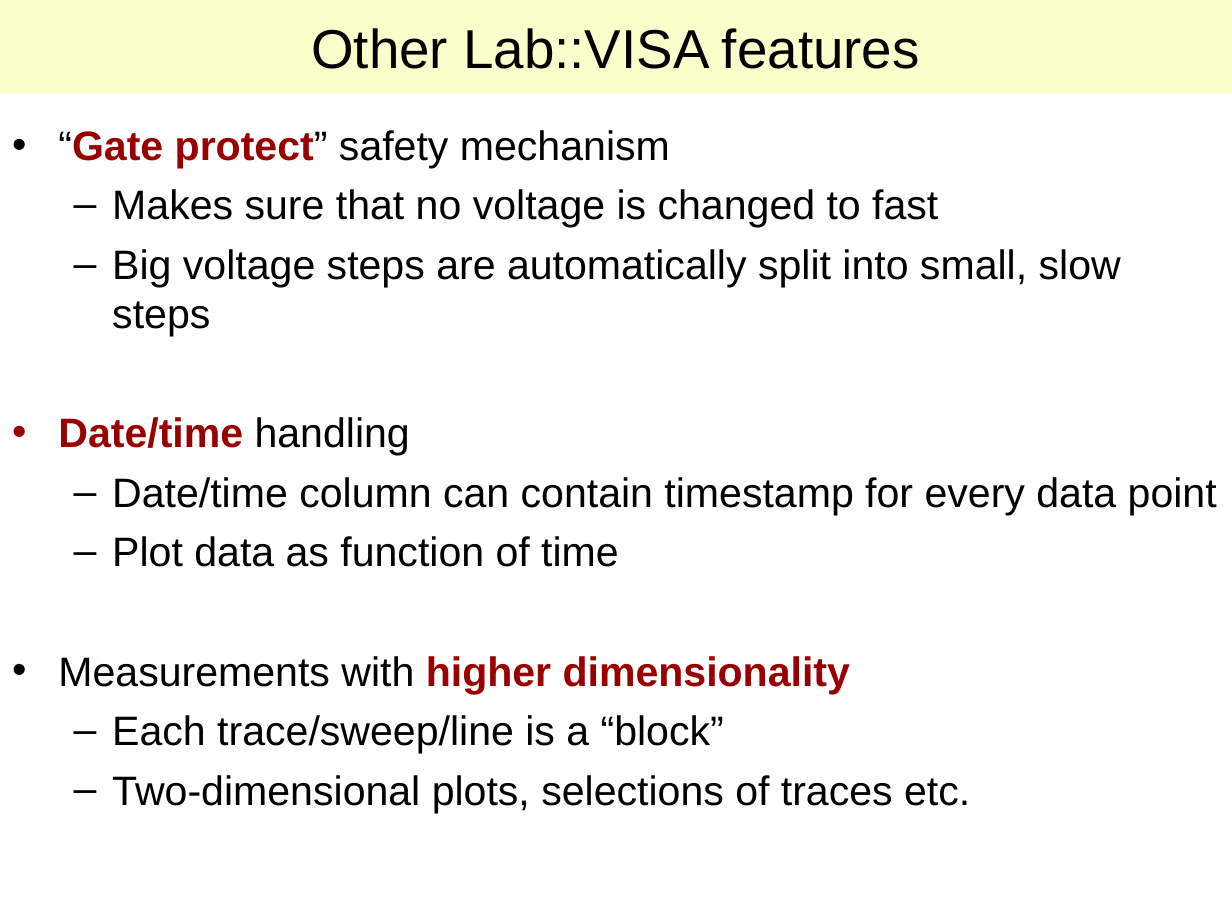
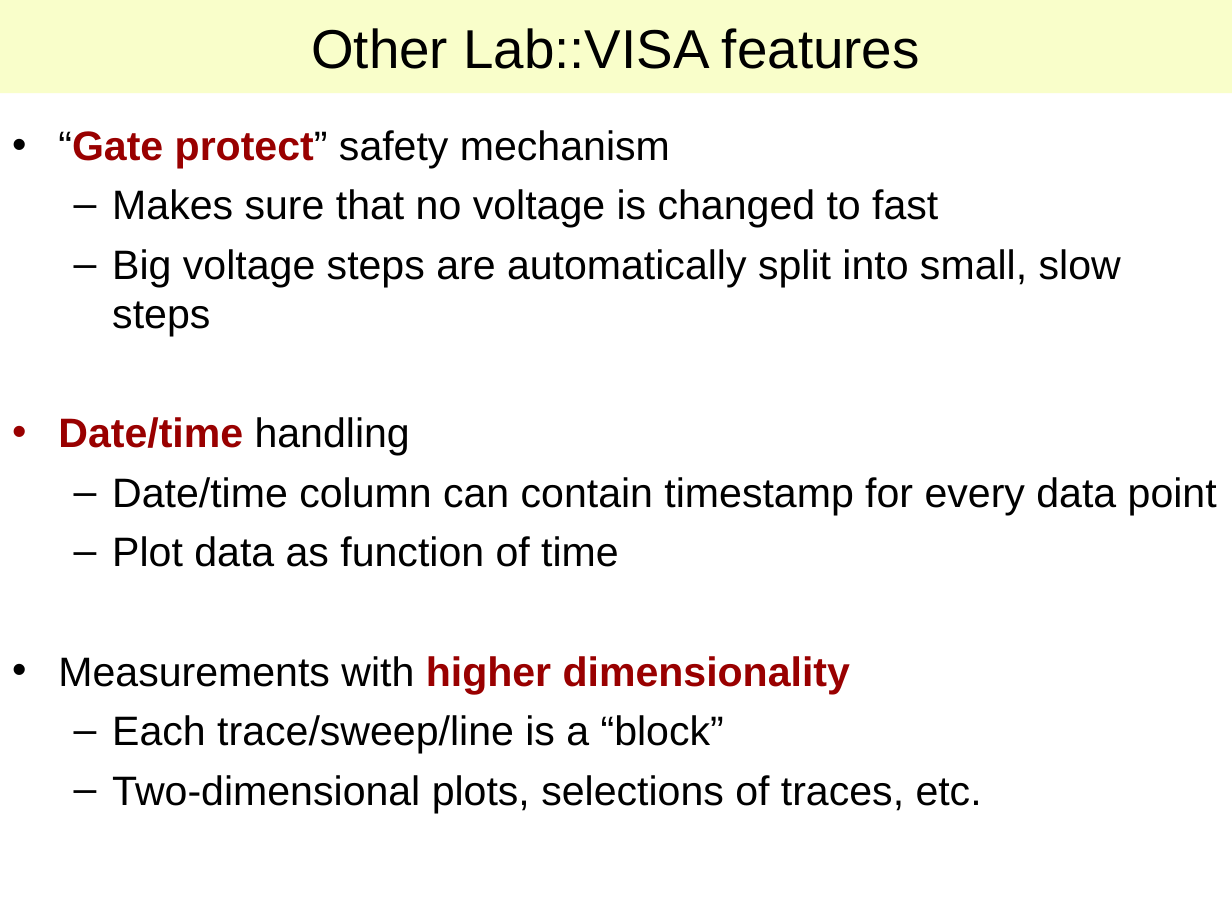
Before and after one commit to lab-measurement/Lab-VISA, a slide deck: slide 15 of Tutorial/Talk/Lab-VISA.ppt. Drawn at 1232x924 pixels with LibreOffice and Linux fonts; fonts in the diff are those of the drawing. Boxes give left, top, right and bottom in pixels: in the first picture for what was removed or moved away, otherwise in the second. Text is boxed around its words. In the diff, an @@ line names an element or a change of style, - is before the commit and + after.

Commit message:
Typos

```diff
--- a/Tutorial/Talk/Lab-VISA.ppt
+++ b/Tutorial/Talk/Lab-VISA.ppt
@@ text at [112, 775, 982, 813]: text changed @@
-  – Two-dimensional plots, selections of traces etc.
+  – Two-dimensional plots, selections of traces, etc.
```
Also in this commit, not shown: 3 other slides changed.
